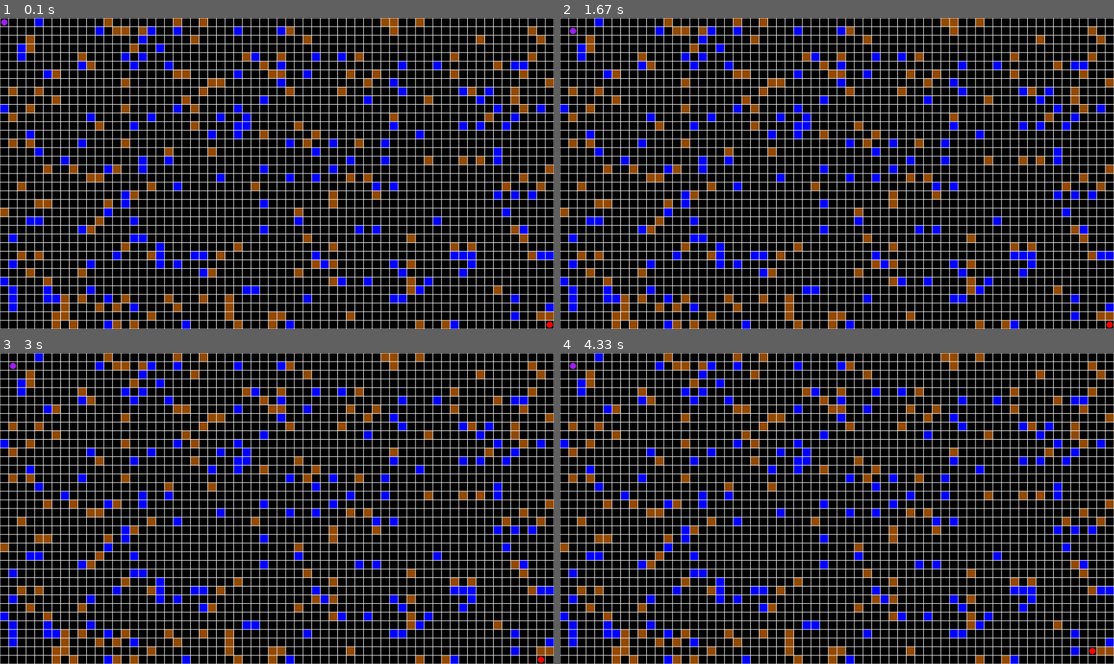
Above: before the commit, frames 1-4 (two rows, left to right).
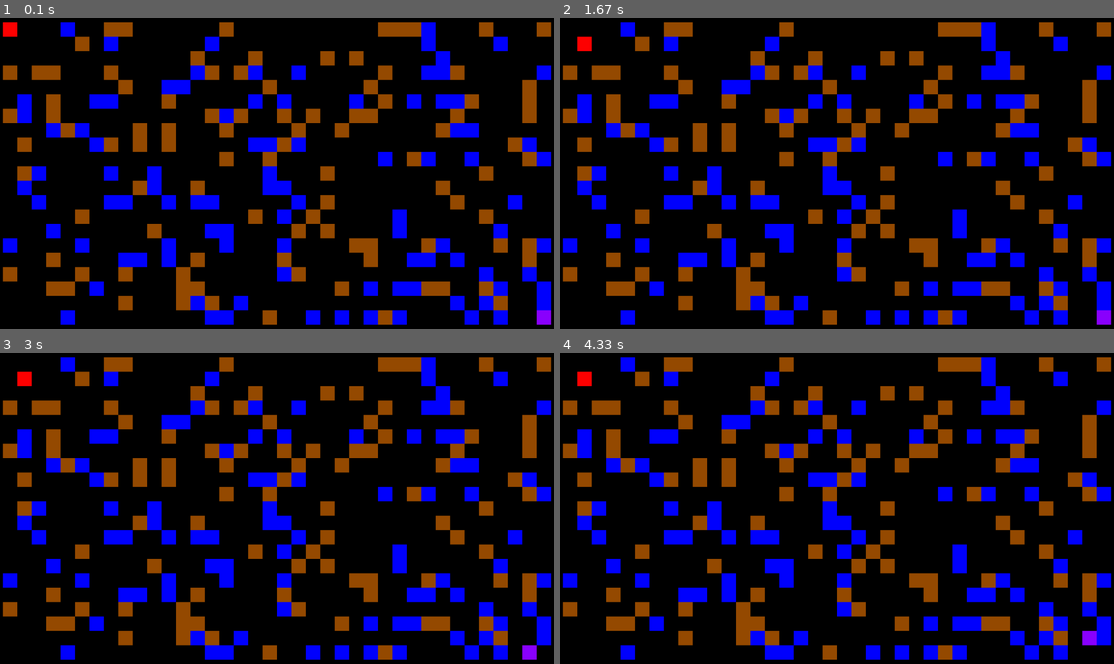
Above: after the commit, the same moments.

Repository: NeMolliriK/PyGame
Game: pygame game, started from main.py
The game is run twice, just before and just after one commit, with the same random seed, the same clock (stepped at 60 frames per second) and the same inputs.
Inputs:
- Up to frame 1 (0.1 s): no input
- Up to frame 2 (1.67 s): tap D at 0.33 s; tap S at 0.67 s; hold Right 1-1.47 s
- Up to frame 3 (3 s): hold Left from 2.5 s (still down)
- Up to frame 4 (4.33 s): release Left at 3.03 s; hold Down 3.07-3.37 s; hold S 3.07-3.37 s; hold Left 3.4-3.8 s; hold A 3.4-3.8 s; hold Up 3.83-4.2 s; hold W 3.83-4.2 s; hold Right from 4.23 s (still down); hold D from 4.23 s (still down)

The runs differ from the first frame. In frame 1, 49% of the frame differs, in the area x 0-100%, y 0-100%; in frame 2, 49%; in frame 3, 49%; in frame 4, 49%.

Commit message:
Полная замена рисования на одноцветные спрайты

Diff:
--- a/main.py
+++ b/main.py
@@ -6,47 +6,39 @@
     def __init__(self, width, height):
         self.width = width
         self.height = height
+        self.cell_size = 50
         self.board = [[0] * self.width for _ in range(self.height)]
+        self.top = 15
+        self.left = 10
         s = set()
         k = 0
-        while len(s) < 300:
-            s.add(randint(0, 2303))
+        while len(s) < 199:
+            s.add(randint(0, WIDTH * HEIGHT - 1))
         for n, i in enumerate(self.board):
             for m, j in enumerate(i):
-                if k in s:
+                if k in s and (n != 0 or m != 0) and (n != HEIGHT - 1 or m != WIDTH - 1):
                     if random() < 0.5:
                         self.board[n][m] = 1
+                        Wall(walls, x=self.left + self.cell_size * m, y=self.top + self.cell_size * n, file="wall.png")
                     else:
                         self.board[n][m] = 4
+                        Puddle(water, x=self.left + self.cell_size * m, y=self.top + self.cell_size * n,
+                               file="puddle.png")
                 k += 1
         self.board[0][0] = 2
-        self.board[35][63] = 3
-        self.f, self.s = [0, 0], [35, 63]
-        self.left = 10
-        self.top = 10
-        self.cell_size = 30
+        self.board[HEIGHT - 1][WIDTH - 1] = 3
+        self.f, self.s = [0, 0], [HEIGHT - 1, WIDTH - 1]
+        walls.draw(screen)
         # 0 - ничего, 1 - стена, 2 - первый игрок, 3 - второй игрок, 4 - вода
 
-    def set_view(self, left, top, cell_size):
-        self.left = left
-        self.top = top
-        self.cell_size = cell_size
-
-    def render(self, screen):
+    def render(self):
         x, y = self.left, self.top
         for i in range(self.height):
             for j in range(self.width):
-                if self.board[i][j] == 1:
-                    screen.fill("#964b00", pygame.Rect(x, y, self.cell_size, self.cell_size))
-                elif self.board[i][j] == 2:
-                    pygame.draw.circle(screen, "purple", (x + self.cell_size * 0.5, y + self.cell_size * 0.5),
-                                       self.cell_size * 0.5 - 4)
+                if self.board[i][j] == 2:
+                    first_player.update(x, y)
                 elif self.board[i][j] == 3:
-                    pygame.draw.circle(screen, "red", (x + self.cell_size * 0.5, y + self.cell_size * 0.5),
-                                       self.cell_size * 0.5 - 4)
-                elif self.board[i][j] == 4:
-                    screen.fill("blue", pygame.Rect(x, y, self.cell_size, self.cell_size))
-                pygame.draw.rect(screen, "white", (x, y, self.cell_size, self.cell_size), 1)
+                    second_player.update(x, y)
                 x += self.cell_size
             x = self.left
             y += self.cell_size
@@ -54,13 +46,13 @@
     def get_click(self, mouse_pos):
         cell = self.get_cell(mouse_pos)
         if cell is not None:
-            self.on_click(cell)
+            self.on_click(*cell)
 
-    def on_click(self, cell_coords):
+    def on_click(self, n, m):
         pass
 
     def get_cell(self, mouse_pos):
-        y, x = (mouse_pos[0] - self.left) // self.cell_size, (mouse_pos[1] - self.top) // self.cell_size
+        y, x = self.left + mouse_pos[0] // self.cell_size, self.top + mouse_pos[1] // self.cell_size
         if not (-1 < x < self.height and -1 < y < self.width):
             return None
         return x, y
@@ -74,14 +66,14 @@
 
     def right1(self):
         x, y = self.f
-        if y < 63 and self.board[x][y + 1] == 0:
+        if y < WIDTH - 1 and self.board[x][y + 1] == 0:
             self.board[x][y] = 0
             self.f[1] += 1
             self.board[x][y + 1] = 2
 
     def down1(self):
         x, y = self.f
-        if x < 35 and self.board[x + 1][y] == 0:
+        if x < HEIGHT - 1 and self.board[x + 1][y] == 0:
             self.board[x][y] = 0
             self.f[0] += 1
             self.board[self.f[0]][y] = 2
@@ -102,14 +94,14 @@
 
     def right2(self):
         x, y = self.s
-        if y < 63 and self.board[x][y + 1] == 0:
+        if y < WIDTH - 1 and self.board[x][y + 1] == 0:
             self.board[x][y] = 0
             self.s[1] += 1
             self.board[x][y + 1] = 3
 
     def down2(self):
         x, y = self.s
-        if x < 35 and self.board[x + 1][y] == 0:
+        if x < HEIGHT - 1 and self.board[x + 1][y] == 0:
             self.board[x][y] = 0
             self.s[0] += 1
             self.board[self.s[0]][y] = 3
@@ -122,11 +114,41 @@
             self.board[x][y - 1] = 3
 
 
+class Sprite(pygame.sprite.Sprite):
+    def __init__(self, *group, x=0, y=0, file="texture.png"):
+        super().__init__(*group)
+        self.image = pygame.image.load(f"data/{file}")
+        self.rect = self.image.get_rect()
+        self.rect.x, self.rect.y = x, y
+
+    def update(self, x, y):
+        self.rect.x, self.rect.y = x, y
+
+
+class Player(Sprite):
+    pass
+
+
+class Wall(Sprite):
+    pass
+
+
+class Puddle(Sprite):
+    pass
+
+
 pygame.init()
 screen = pygame.display.set_mode((1920, 1080))
-board = Board(64, 36)
-board.set_view(0, 0, 30)
+walls = pygame.sprite.Group()
+players = pygame.sprite.Group()
+water = pygame.sprite.Group()
+WIDTH, HEIGHT = 38, 21
+board = Board(WIDTH, HEIGHT)
 running = True
+first_player = Player(players, x=10, y=15, file="first_player.png")
+second_player = Player(players, x=1860, y=1015, file="second_player.png")
+second_player.image = pygame.transform.flip(second_player.image, True, False)
+background = pygame.image.load("data/background.png")
 while running:
     for event in pygame.event.get():
         if event.type == pygame.QUIT:
@@ -148,6 +170,9 @@
                 board.down2()
             if event.key == pygame.K_LEFT:
                 board.left2()
-    screen.fill((0, 0, 0))
-    board.render(screen)
+    screen.blit(background, (0, 0))
+    board.render()
+    players.draw(screen)
+    walls.draw(screen)
+    water.draw(screen)
     pygame.display.flip()
Binary file added: data/background.png
Binary file added: data/first_player.png
Binary file added: data/puddle.png
Binary file added: data/second_player.png
Binary file added: data/texture.png
Binary file added: data/wall.png
